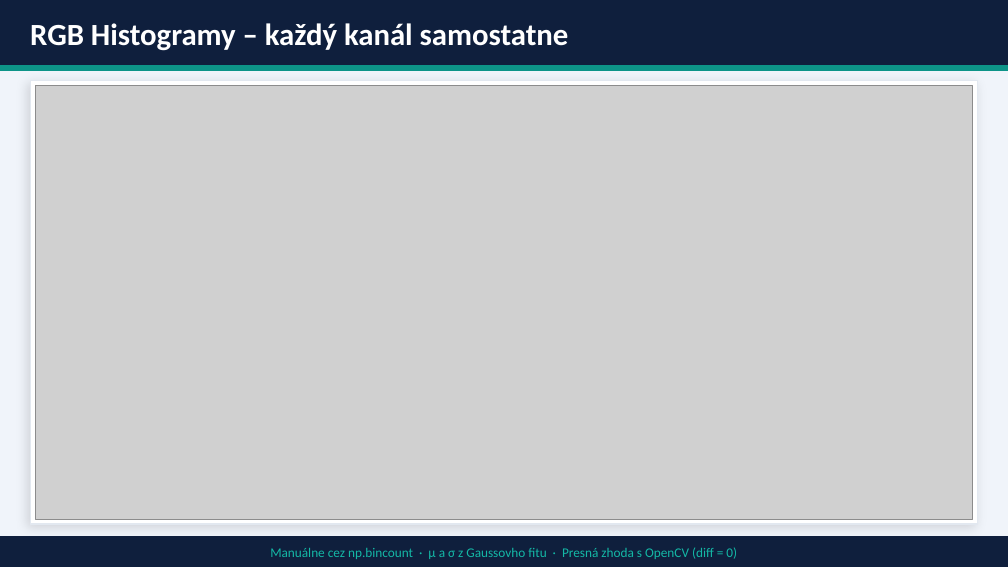
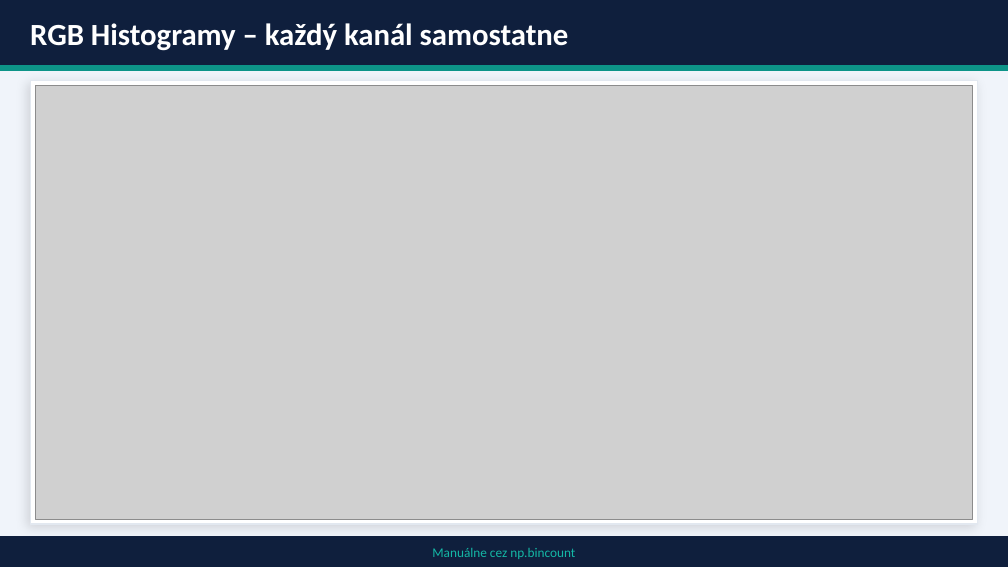
Before and after one commit to Martinbran/psvo_Kupec_Brandobur, a slide deck: slide 3 of Zadanie_3/Zadanie3_Prezentacia.pptx. Drawn at 1008x567 pixels with LibreOffice and Linux fonts; fonts in the diff are those of the drawing; grey boxes stand for pictures. Boxes give left, top, right and bottom in pixels: in the first picture for what was removed or moved away, otherwise in the second. Text is boxed around its words. In the diff, an @@ line names an element or a change of style, - is before the commit and + after.

Commit message:
pptx final

```diff
--- a/Zadanie_3/Zadanie3_Prezentacia.pptx
+++ b/Zadanie_3/Zadanie3_Prezentacia.pptx
@@ text at (432, 548, 575, 559): text changed @@
-Manuálne cez np.bincount · μ a σ z Gaussovho fitu · Presná zhoda s OpenCV (diff = 0)
+Manuálne cez np.bincount
```
Also in this commit, not shown: 2 other slides changed, 4 slides added, 1 other file.
